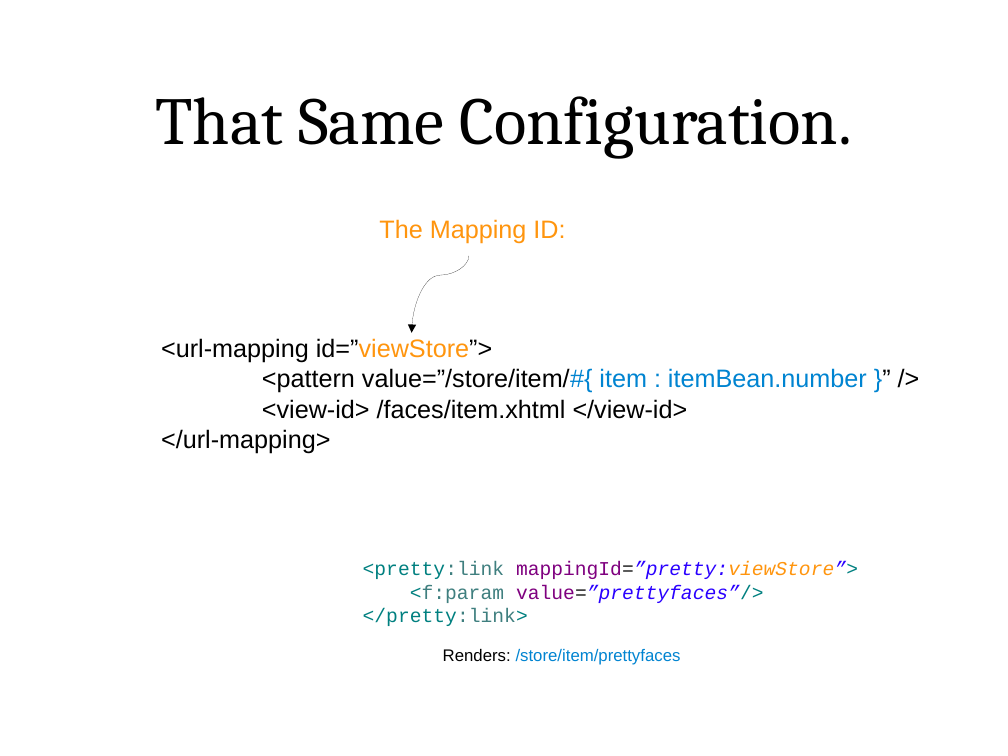
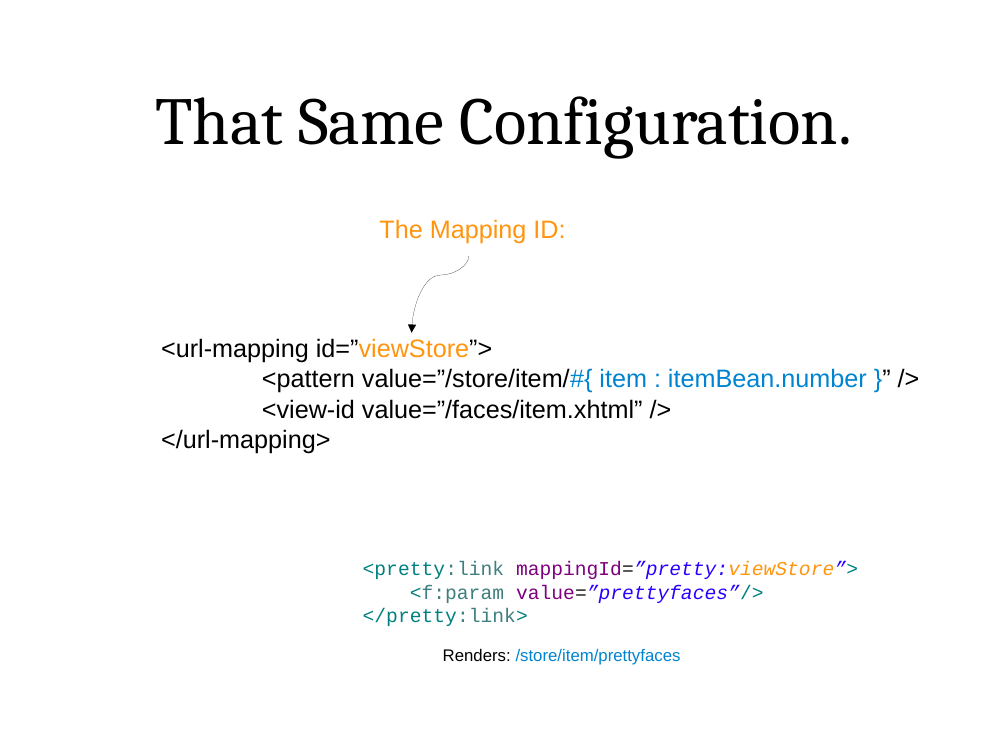
Before and after one commit to lincolnthree/talks, a slide deck: slide 62 of 2011_Beautiful_Java_EE_JAXConf.odp (slide 61 before the commit). Drawn at 1008x756 pixels with LibreOffice and Linux fonts; fonts in the diff are those of the drawing. Boxes give left, top, right and bottom in pixels: in the first picture for what was removed or moved away, otherwise in the second. Text is boxed around its words. In the diff, an @@ line names an element or a change of style, - is before the commit and + after.

```diff
--- a/2011_Beautiful_Java_EE_JAXConf.odp
+++ b/2011_Beautiful_Java_EE_JAXConf.odp
@@ text at bbox=[161, 399, 643, 454]: text changed @@
-<view-id> /faces/item.xhtml </view-id>
-</url-mapping>
+<view-id value=”/faces/item.xhtml” />
+</url-mapping>
```
Also in this commit, not shown: 38 other slides changed, 4 slides added, 1 slide removed.
